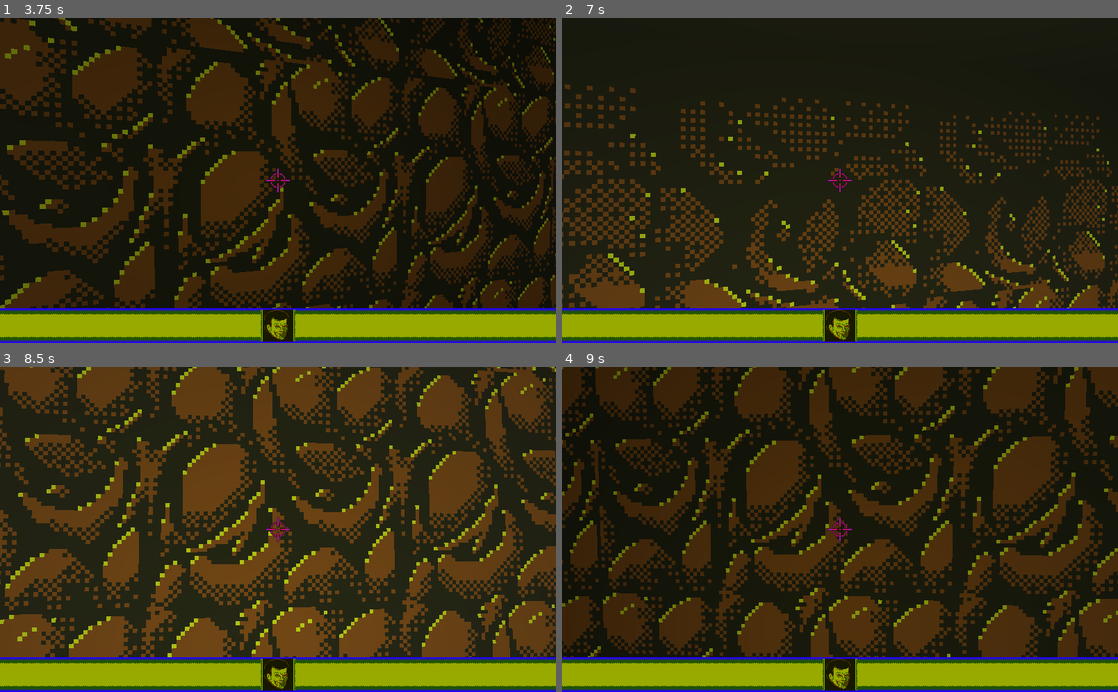
Above: before the commit, frames 1-4 (two rows, left to right).
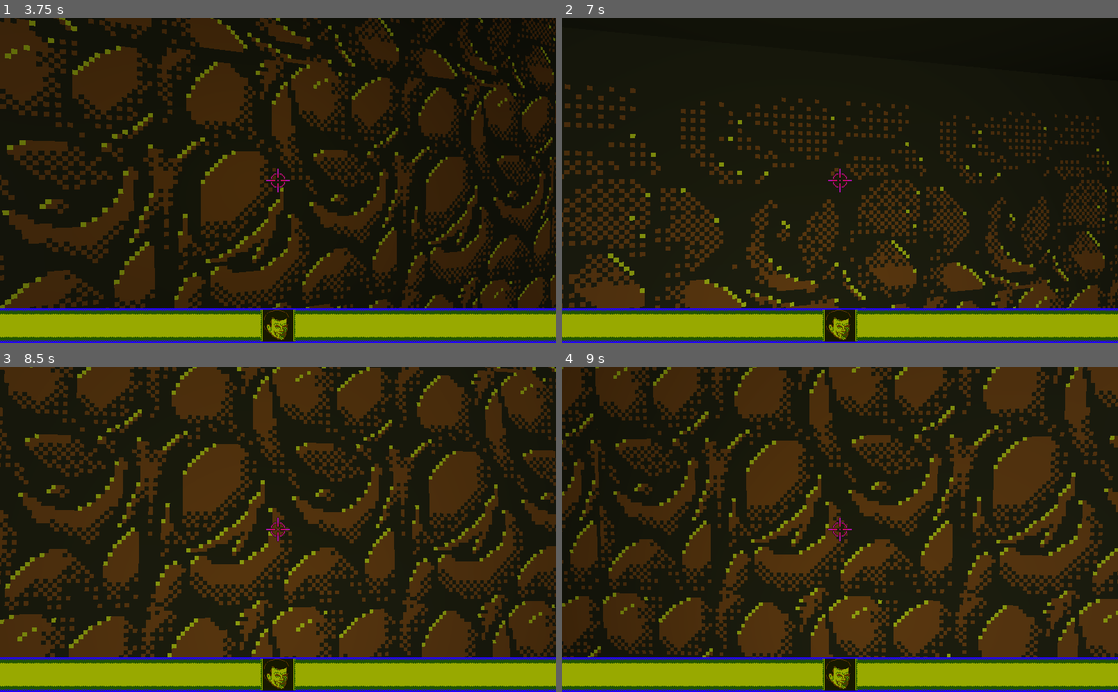
Above: after the commit, the same moments.

Repository: JuhoHeiskanen/fgj2023
Game: Godot game, scene res://MainScene3D.tscn
Same seed, same stepped clock (60 frames per second), same inputs: the game is played once before the commit and once after it.
Inputs (mouse positions are in pixels of both pictures, inside the frame that each line leads up to):
- Up to frame 1 (3.75 s): tap Enter at 0.5 s; move the mouse to (305, 180) at 0.52 s; press the mouse at (305, 180) at 0.53 s; hold W (move_forward) from 0.53 s (still down); tap Space (jump) at 0.77, 1.52, 3.02 s; right-click (305, 180) at 0.8 s; move the mouse to (250, 180) at 1.27 s; release the mouse at (250, 180) at 1.28 s; right-click (250, 180) at 1.35 s; click (250, 180) at 1.55 s; move the mouse to (289, 174) at 2.02 s; press the mouse at (289, 174) at 2.03 s; right-click (289, 174) at 2.3 s; move the mouse to (272, 187) at 2.77 s; release the mouse at (272, 187) at 2.78 s; right-click (272, 187) at 2.85 s; click (272, 187) at 3.05 s; move the mouse to (316, 183) at 3.52 s; hold Ctrl (crouch) from 3.53 s (still down)
- Up to frame 2 (7 s): tap Space (jump) at 3.77, 4.52, 6.02, 6.77 s; right-click (878, 183) at 3.8 s; move the mouse to (795, 177) at 4.27 s; release Ctrl (crouch) at 4.28 s; tap Shift (sprint) at 4.35 s; click (795, 177) at 4.55 s; move the mouse to (845, 180) at 5.02 s; hold Right mouse button (attack2) 5.03-5.78 s; tap R at 5.1 s; click (845, 180) at 5.17 s; move the mouse to (817, 174) at 5.77 s; release W (move_forward) at 5.78 s; hold D (strafe_right) 5.78-6.53 s; click (817, 174) at 5.85 s; move the mouse to (867, 180) at 6.52 s; hold W (move_forward) from 6.53 s (still down); hold Right mouse button (attack2) from 6.53 s (still down)
- Up to frame 3 (8.5 s): keep holding W (move_forward); move the mouse to (250, 529) at 7.27 s; release Right mouse button (attack2) at 7.28 s; click (250, 529) at 7.35 s; tap Space (jump) at 7.52 s; move the mouse to (289, 523) at 8.02 s; hold Right mouse button (attack2) from 8.03 s (still down)
- Up to frame 4 (9 s): move the mouse to (834, 536) at 8.77 s; release W (move_forward) at 8.78 s; release Right mouse button (attack2) at 8.78 s; hold A (strafe_left) from 8.78 s (still down); tap Ctrl (crouch) at 8.85 s

Frame 1 is identical in both runs. In frame 2, 0.3% of the frame differs, in the area x 41-98%, y 61-90%; in frame 3, 18%, in the area x 0-100%, y 0-90%; in frame 4, less than 0.1%.

Commit message:
Fix projectile shoot dir

Diff:
--- a/Prefabs/Player.tscn
+++ b/Prefabs/Player.tscn
@@ -17,26 +17,32 @@
 points = PoolVector3Array( 0.5, 0, 0.249902, 0.497553, 0.0489429, 0.249902, 0.490016, 0.0482576, 0.336678, 0.492365, 0, …(35761 unchanged characters)…
 
 [sub_resource type="AtlasTexture" id=9]
+flags = 4
 atlas = ExtResource( 8 )
 region = Rect2( 0, 0, 64, 64 )
 
 [sub_resource type="AtlasTexture" id=10]
+flags = 4
 atlas = ExtResource( 8 )
 region = Rect2( 64, 0, 64, 64 )
 
 [sub_resource type="AtlasTexture" id=11]
+flags = 4
 atlas = ExtResource( 8 )
 region = Rect2( 128, 0, 64, 64 )
 
 [sub_resource type="AtlasTexture" id=12]
+flags = 4
 atlas = ExtResource( 8 )
 region = Rect2( 192, 0, 64, 64 )
 
 [sub_resource type="AtlasTexture" id=13]
+flags = 4
 atlas = ExtResource( 8 )
 region = Rect2( 256, 0, 64, 64 )
 
 [sub_resource type="AtlasTexture" id=14]
+flags = 4
 atlas = ExtResource( 8 )
 region = Rect2( 320, 0, 64, 64 )
 
--- a/Scripts/JuhoPlayerController.gd
+++ b/Scripts/JuhoPlayerController.gd
@@ -1,8 +1,4 @@
 extends KinematicBody
-
-# Declare member variables here. Examples:
-# var a: int = 2
-# var b: String = "text"
 
 export var walk_speed: float = 5
 export var rotation_speed: float = 0.03
@@ -80,7 +76,7 @@
 	self.attack_animation.play()
 
 	var space_state = get_world().direct_space_state
-	var look = Vector3.FORWARD.rotated(Vector3.UP, -yaw).rotated(Vector3.LEFT, -pitch)
+	var look = Vector3.FORWARD.rotated(Vector3.LEFT, -pitch).rotated(Vector3.UP, -yaw)
 	var result = space_state.intersect_ray(self.translation, self.translation + look * melee_distance)
 	if result && result.collider:
 		if result.collider.has_method("hurt"):
@@ -89,9 +85,9 @@
 
 func fireball():
 	self.attack_cooldown = self.attack_delay
-	var look = Vector3.FORWARD.rotated(Vector3.UP, -yaw).rotated(Vector3.LEFT, -pitch)
+	var look = Vector3.FORWARD.rotated(Vector3.LEFT, -pitch).rotated(Vector3.UP, -yaw)
 	var projectile = fireball_scene.instance()
-	projectile.transform = self.transform
+	projectile.translation = self.translation + $Yaw.translation
 	projectile.direction = look
 	self.get_parent().add_child(projectile)
 
